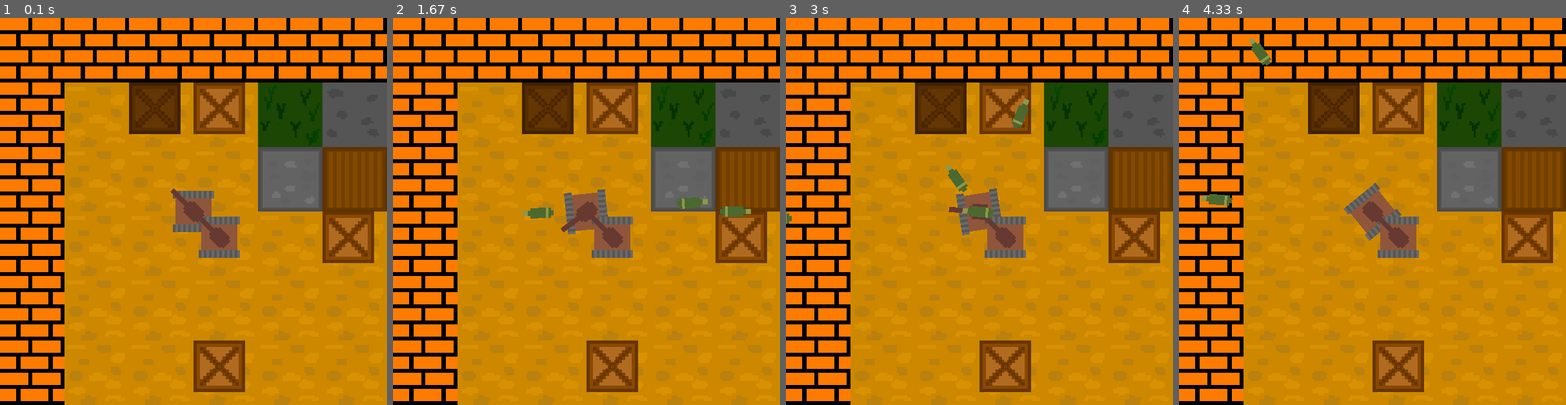
Above: before the commit, frames 1-4 (left to right).
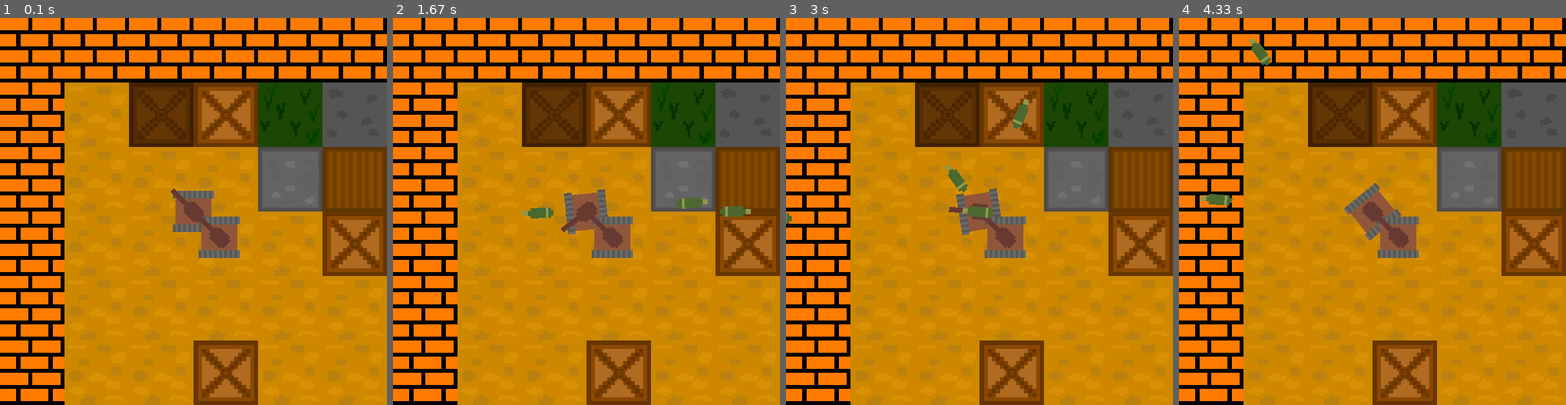
Above: after the commit, the same moments.

Repository: f1rsov08/PyGameProject
Game: pygame game, started from test2.py
The game is run twice, just before and just after one commit, with the same random seed, the same clock (stepped at 60 frames per second) and the same inputs.
Inputs (mouse positions are in pixels of both pictures, inside the frame that each line leads up to):
- Up to frame 1 (0.1 s): no input
- Up to frame 2 (1.67 s): click (586, 211) at 0.38 s; hold D 0.67-1.13 s; click (710, 199) at 0.75 s; hold D 1.17-1.47 s; click (493, 215) at 1.25 s; hold D from 1.5 s (still down); click (466, 304) at 1.58 s
- Up to frame 3 (3 s): release D at 1.97 s; hold A 2-2.53 s; click (1037, 76) at 2.08 s; hold D 2.57-2.87 s; click (878, 68) at 2.65 s; hold A from 2.9 s (still down); click (840, 199) at 2.98 s
- Up to frame 4 (4.33 s): release A at 3.3 s; hold D 3.33-3.7 s; click (1376, 250) at 3.42 s; hold D from 3.73 s (still down); click (1519, 358) at 3.82 s

The runs differ from the first frame. In frame 1, 6.6% of the frame differs, in the area x 33-100%, y 16-100%; in frame 2, 6.6%; in frame 3, 6.5%; in frame 4, 6.6%.

Commit message:
Тестовая версия класса Maps

Diff:
--- a/mapgenerating.py
+++ b/mapgenerating.py
@@ -31,6 +31,10 @@
         image = image.convert_alpha()
     return image
 
+#def get_sprites_group(sprite):
+#    global SPRITE
+ #   SPRITE = sprite
+
 
 class Obj_obstacle(pygame.sprite.Sprite):
     def __init__(self, x, y, image, cell_size):
@@ -46,7 +50,6 @@
     def __init__(self, main_screen):
         self.screen = main_screen
         self.obj_size = 100
-        self.smaller_size = 80
 
     def create_obj(self, x, y, image):
         Obj_obstacle(x, y, image, self.cell_size)
@@ -110,13 +113,13 @@
            = -  wood_wall - деревянная стена
            W - bush - кусты"""
         if 'L' in self.textures:
-            self.light_box = pygame.transform.scale(load_image("light_box.png"), (self.smaller_size, self.smaller_size))
+            self.light_box = pygame.transform.scale(load_image("light_box.png"), (self.obj_size, self.obj_size))
         if '0' in self.textures:
             self.sand_ground = pygame.transform.scale(load_image("sand_ground.png"), (self.obj_size, self.obj_size))
         if '#' in self.textures:
             self.barrier = pygame.transform.scale(load_image("brick_barrier.png"), (self.obj_size, self.obj_size))
         if 'D' in self.textures:
-            self.dark_box = pygame.transform.scale(load_image("dark_box.png"), (self.smaller_size, self.smaller_size))
+            self.dark_box = pygame.transform.scale(load_image("dark_box.png"), (self.obj_size, self.obj_size))
         if '1' in self.textures:
             self.grass_ground = pygame.transform.scale(load_image("grass_ground.png"), (self.obj_size, self.obj_size))
         if '2' in self.textures:
